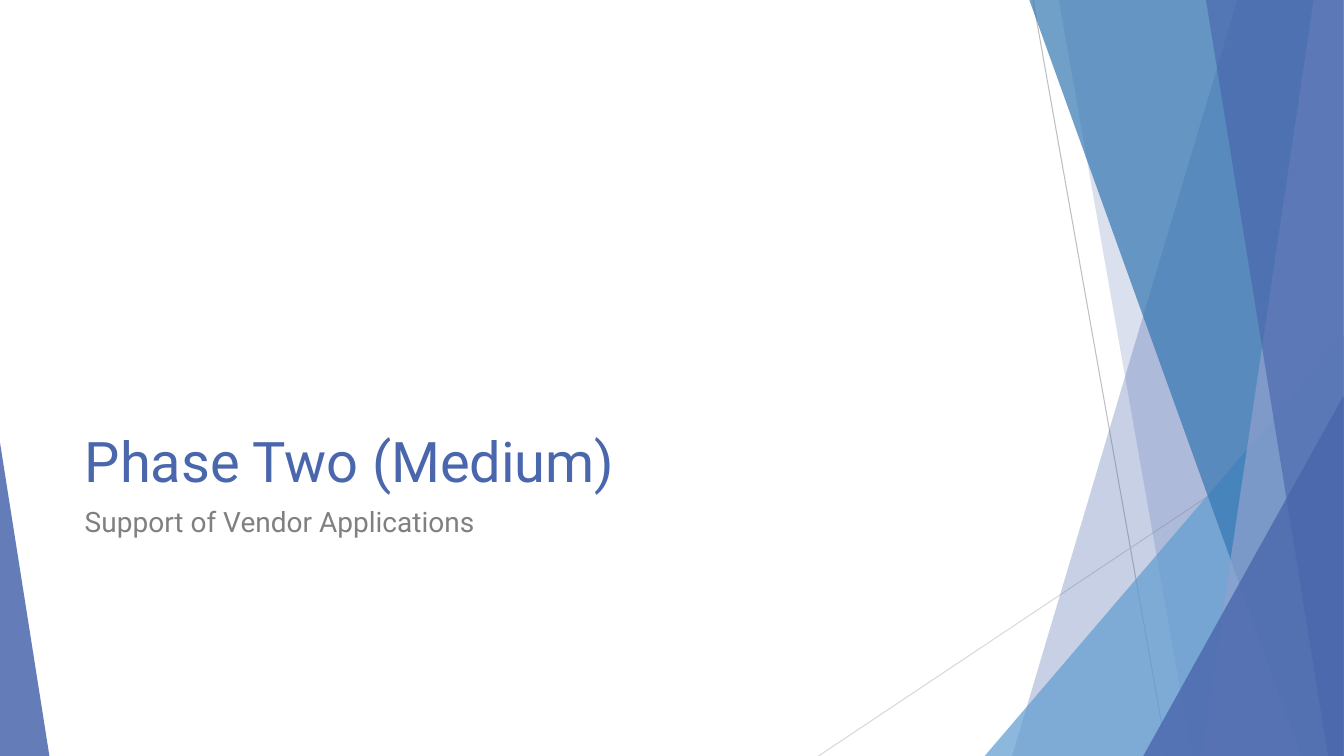
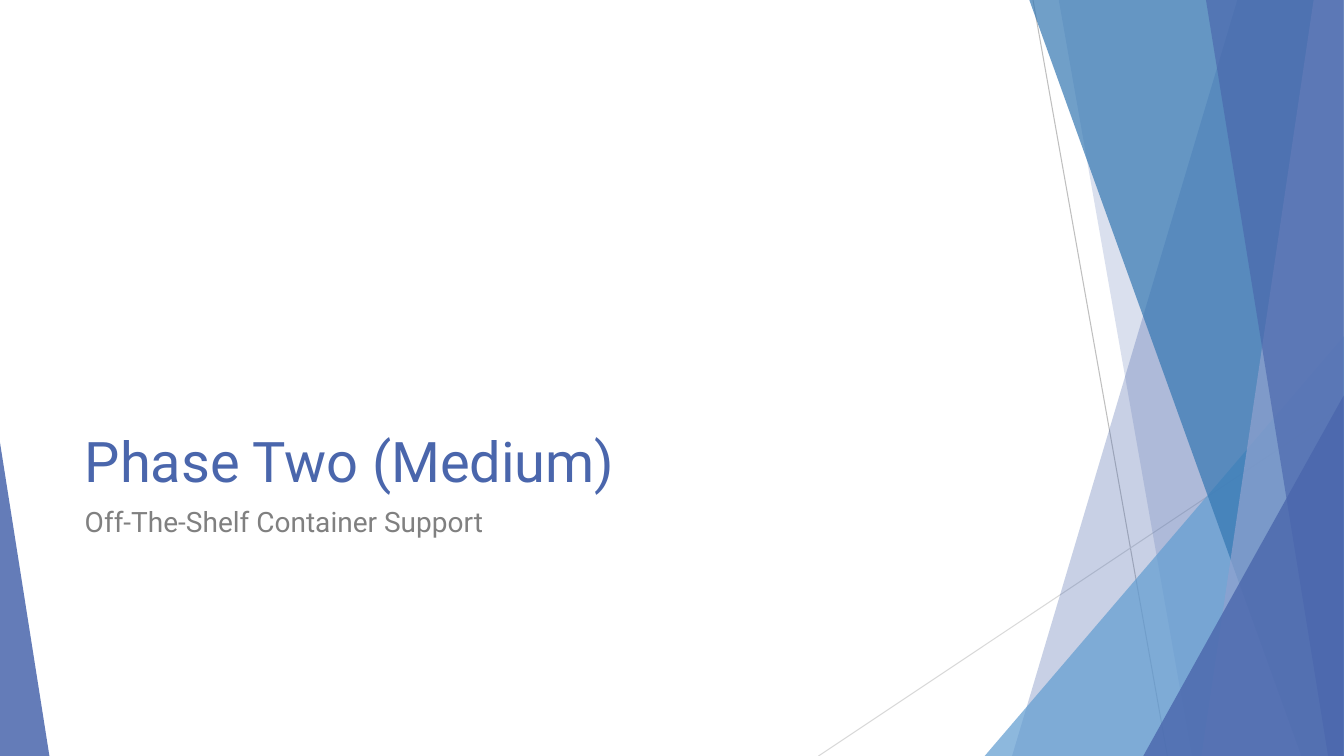
Before and after one commit to EnterpriseProductsLP/docker-straw-man, a slide deck: slide 16 of presentation.pptx (slide 14 before the commit). Drawn at 1344x756 pixels with LibreOffice and Linux fonts; fonts in the diff are those of the drawing. Boxes give left, top, right and bottom in pixels: in the first picture for what was removed or moved away, otherwise in the second. Text is boxed around its words. In the diff, an @@ line names an element or a change of style, - is before the commit and + after.

```diff
--- a/presentation.pptx
+++ b/presentation.pptx
@@ text at bbox=[85, 511, 483, 538]: text changed @@
-Support of Vendor Applications
+Off-The-Shelf Container Support
```
Also in this commit, not shown: 11 other slides changed, 2 slides added, 1 slide removed.
